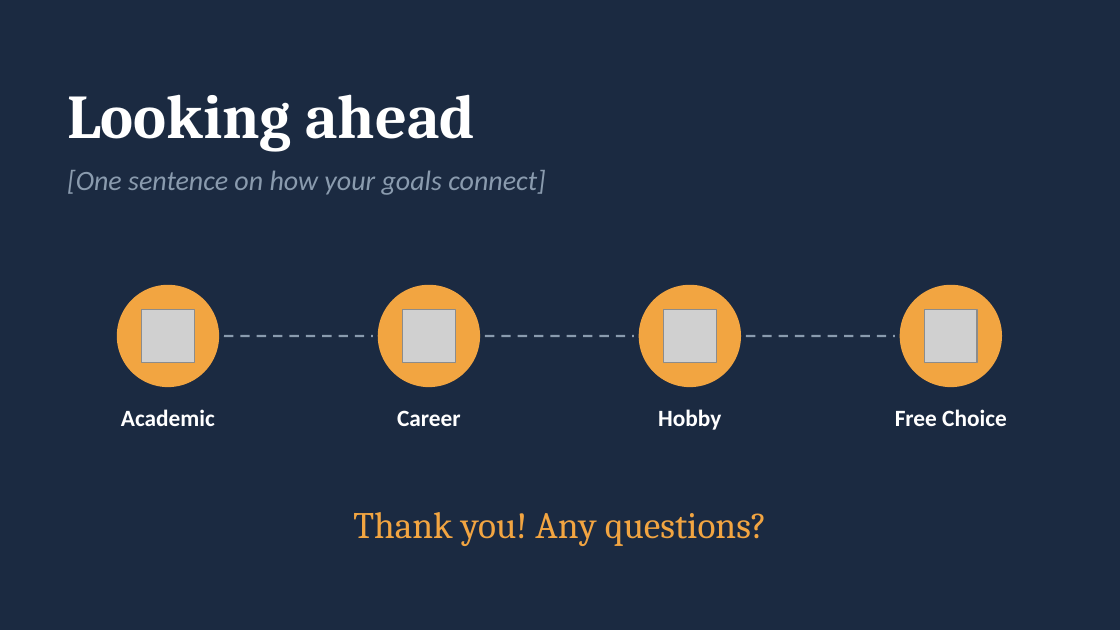
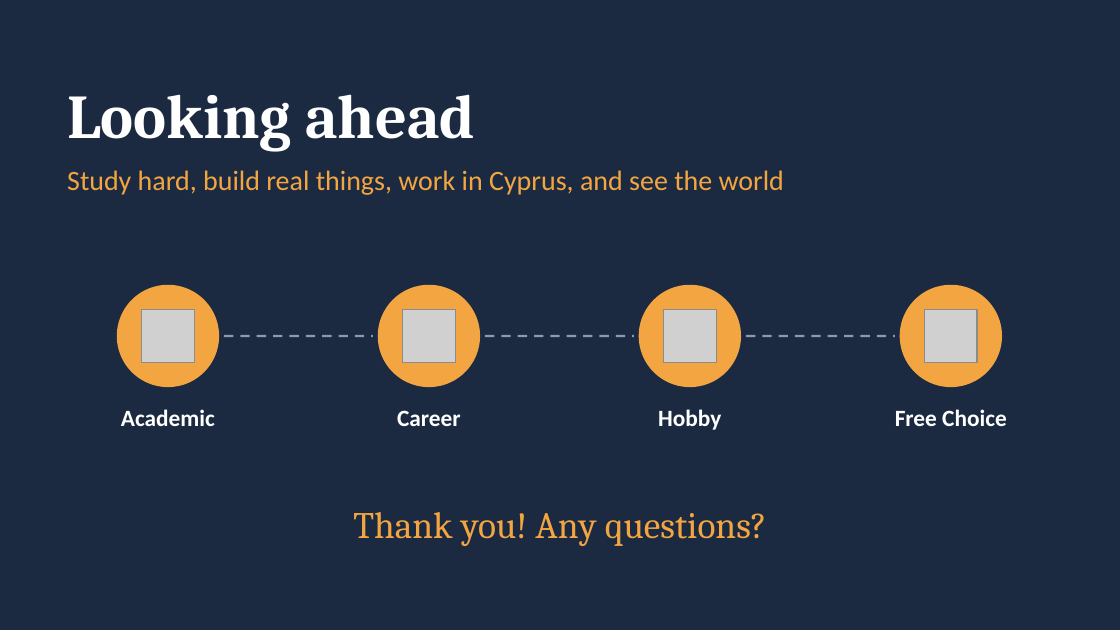
Before and after one commit to georgedeme/vault, a slide deck: slide 7 of Public/Uni/LAN100/02 - My Future Goals.pptx. Drawn at 1120x630 pixels with LibreOffice and Linux fonts; fonts in the diff are those of the drawing; grey boxes stand for pictures. Boxes give left, top, right and bottom in pixels: in the first picture for what was removed or moved away, otherwise in the second. Text is boxed around its words. In the diff, an @@ line names an element or a change of style, - is before the commit and + after.

```diff
--- a/Public/Uni/LAN100/02 - My Future Goals.pptx
+++ b/Public/Uni/LAN100/02 - My Future Goals.pptx
@@ text at bbox=[67, 170, 784, 195]: text changed; text colour #8A9BAE to #F2A541; italic off @@
-[One sentence on how your goals connect]
+Study hard, build real things, work in Cyprus, and see the world
```
Also in this commit, not shown: 6 other slides changed, 1 other file.
